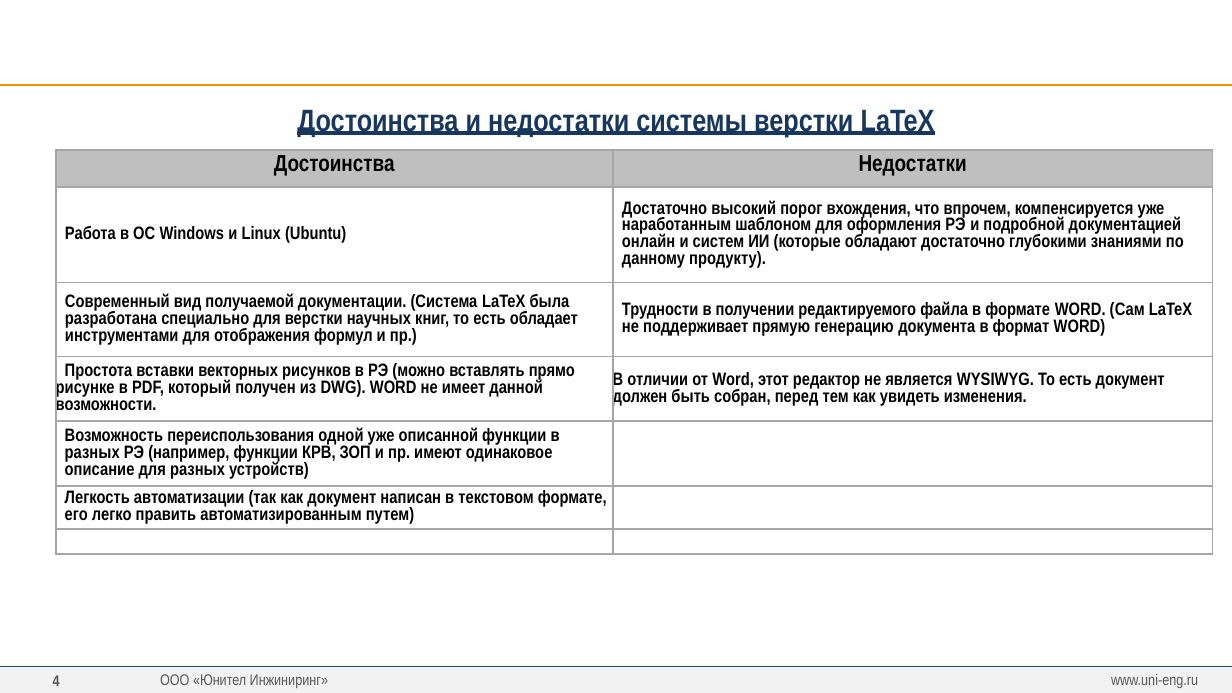
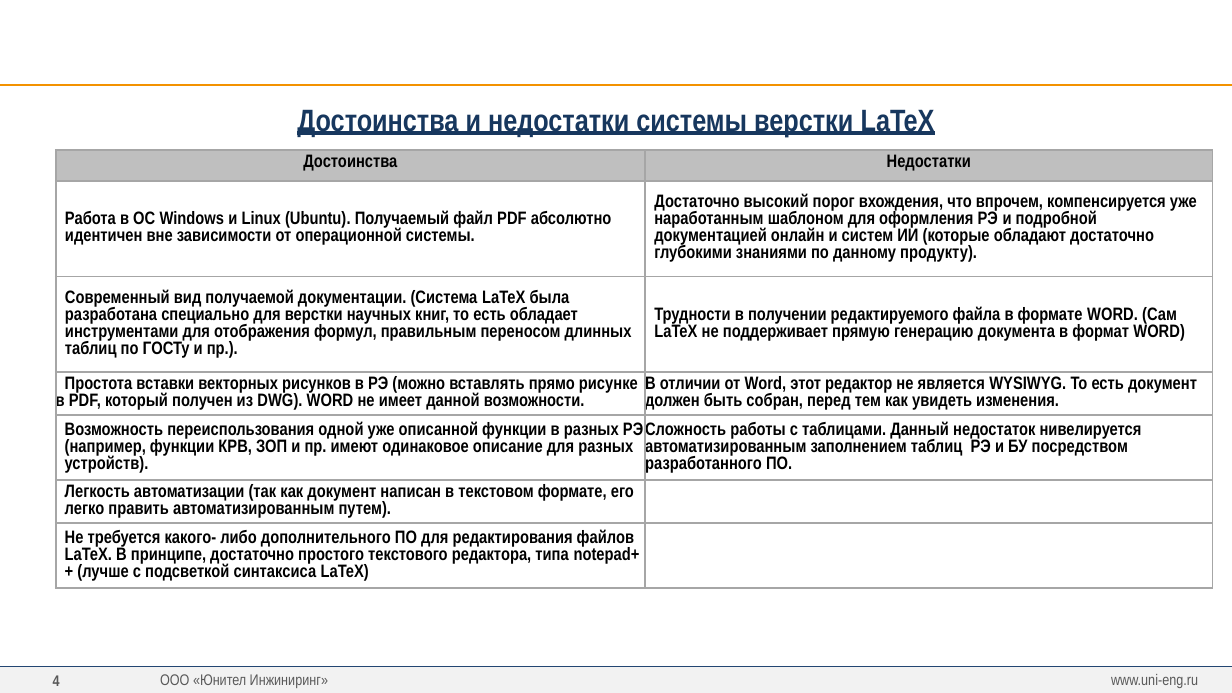
Before and after one commit to greglu1976/ProjectOmni, a slide deck: slide 4 of Презентация/Презентация Авт.ген.отчетов.pptx. Drawn at 1232x693 pixels with LibreOffice and Linux fonts; fonts in the diff are those of the drawing; background and template pictures are left out. Boxes give left, top, right and bottom in pixels: in the first picture for what was removed or moved away, otherwise in the second. Text is boxed around its words. In the diff, an @@ line names an element or a change of style, - is before the commit and + after.

```diff
--- a/Презентация/Презентация Авт.ген.отчетов.pptx
+++ b/Презентация/Презентация Авт.ген.отчетов.pptx
@@ table at [55,150,1213,587] @@
-row 2, column 1: Работа в ОС Windows и Linux (Ubuntu)
+row 2, column 1: Работа в ОС Windows и Linux (Ubuntu). Получаемый файл PDF абсолютно идентичен вне зависимости от операционной системы.
-row 3, column 1: Современный вид получаемой документации. (Система LaTeX была разработана специально для верстки научных книг, то есть обладает инструментами для отображения формул и пр.)
+row 3, column 1: Современный вид получаемой документации. (Система LaTeX была разработана специально для верстки научных книг, то есть обладает инструментами для отображения формул, правильным переносом длинных таблиц по ГОСТу и пр.).
-row 5, column 1: Возможность переиспользования одной уже описанной функции в разных РЭ (например, функции КРВ, ЗОП и пр. имеют одинаковое описание для разных устройств)
+row 5, column 1: Возможность переиспользования одной уже описанной функции в разных РЭ (например, функции КРВ, ЗОП и пр. имеют одинаковое описание для разных устройств).
-row 5, column 2: 
+row 5, column 2: Сложность работы с таблицами. Данный недостаток нивелируется автоматизированным заполнением таблиц РЭ и БУ посредством разработанного ПО.
-row 6, column 1: Легкость автоматизации (так как документ написан в текстовом формате, его легко править автоматизированным путем)
+row 6, column 1: Легкость автоматизации (так как документ написан в текстовом формате, его легко править автоматизированным путем).
-row 7, column 1: 
+row 7, column 1: Не требуется какого- либо дополнительного ПО для редактирования файлов LaTeX. В принципе, достаточно простого текстового редактора, типа notepad++ (лучше с подсветкой синтаксиса LaTeX)
@@ size 18 to 14 pt in "Достоинства", "Недостатки" @@
```
Also in this commit, not shown: 4 other slides changed, 2 slides added, 18 slides removed, 14 other files.
